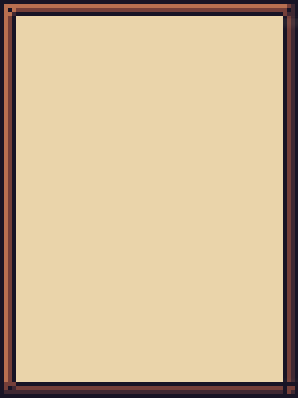
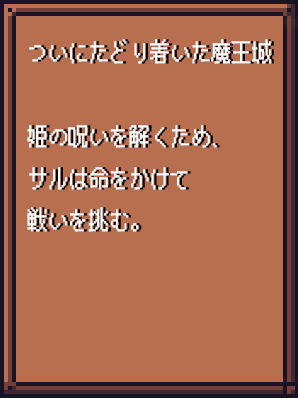
Layers edited between the first and the second 298×398 image:
showed group "第八話" (1 layers) over (x1=27, y1=39, x2=273, y2=255)
painted on "ついにたどり着いた魔王城 姫の呪いを解くため、 サルは命をかけて 戦いを挑む。" over (x1=27, y1=39, x2=273, y2=255)
painted on "レイヤー 1" over (x1=16, y1=16, x2=298, y2=382)
